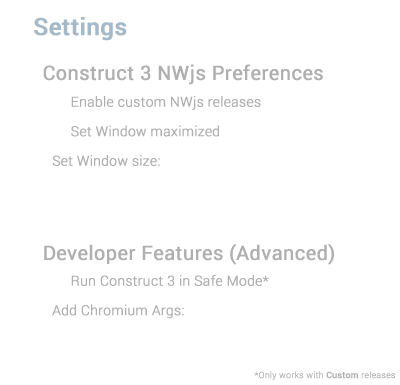
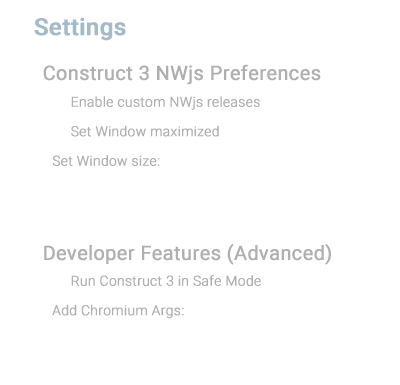
Two versions of the same layered image (400 x 385). Layer-by-layer changes:
painted on "Settings" over [34, 17, 127, 41]
painted on "Developer Features (Advanced)" over [46, 244, 334, 265]
hid "*Only works with Custom releases", painted on it over [254, 371, 395, 380]
renamed "Run Construct 3 in Safe Mode* Add Chromium Args:" to "Run Construct 3 in Safe Mode Add Chromium Args:", painted on it over [52, 275, 269, 319]
painted on "Construct 3 NWjs Preferences" over [43, 64, 323, 85]
painted on "Enable custom NWjs releases Set Window maximized Set" over [53, 96, 261, 166]
